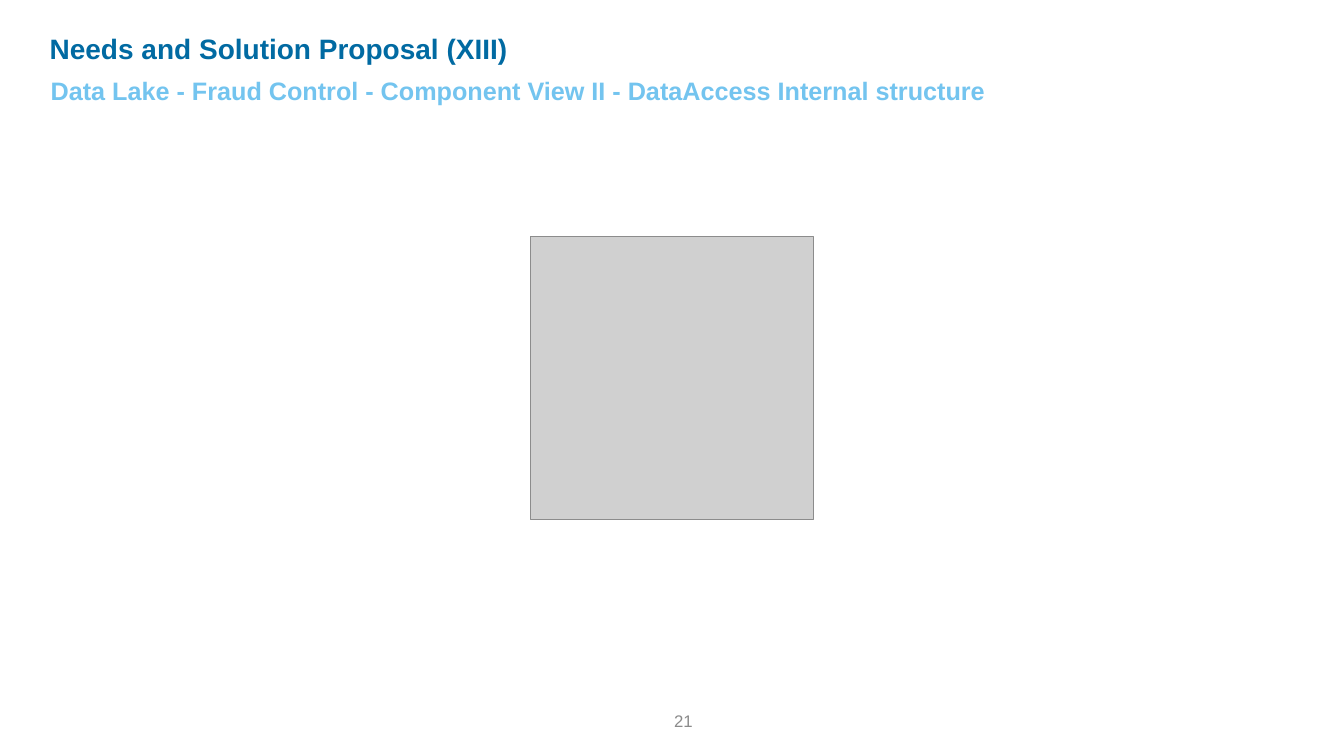
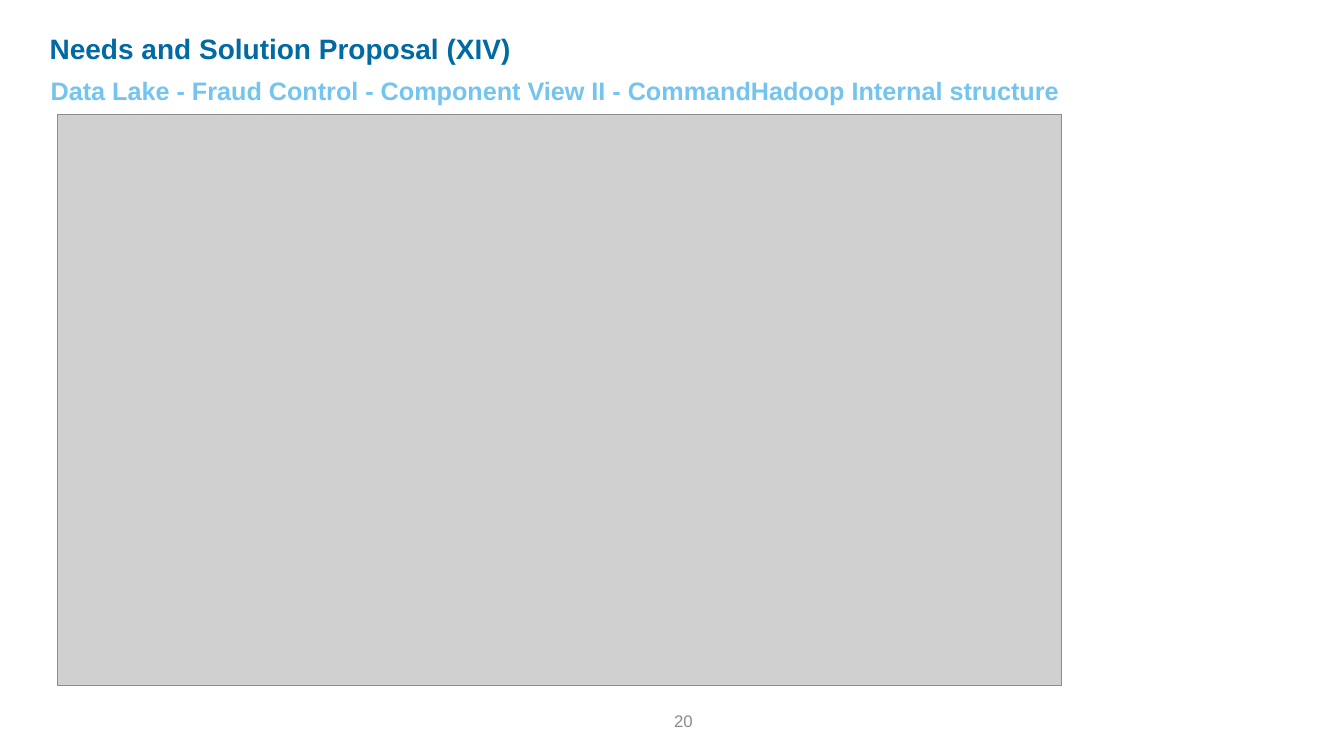
Before and after one commit to edithbg/Scala, a slide deck: slide 20 of Architecture Reference-DataLake-FraudContrl v0.1.pptx (slide 21 before the commit). Drawn at 1344x756 pixels with LibreOffice and Linux fonts; fonts in the diff are those of the drawing; grey boxes stand for pictures; background and template pictures are left out. Boxes give left, top, right and bottom in pixels: in the first picture for what was removed or moved away, otherwise in the second. Text is boxed around its words. In the diff, an @@ line names an element or a change of style, - is before the commit and + after.

```diff
--- a/Architecture Reference-DataLake-FraudContrl v0.1.pptx
+++ b/Architecture Reference-DataLake-FraudContrl v0.1.pptx
@@ text at [50,38,511,64]: text changed @@
-Needs and Solution Proposal (XIII)
+Needs and Solution Proposal (XIV)
@@ text at [51,82,1059,105]: text changed @@
-Data Lake - Fraud Control - Component View II - DataAccess Internal structure
+Data Lake - Fraud Control - Component View II - CommandHadoop Internal structure
@@ picture added at [57,114,1062,686] @@
@@ picture removed at [530,237,814,520] @@
@@ page number at [674,715,693,727]: text changed @@
-21
+20
```
Also in this commit, not shown: 14 other slides changed, 1 slide removed.
